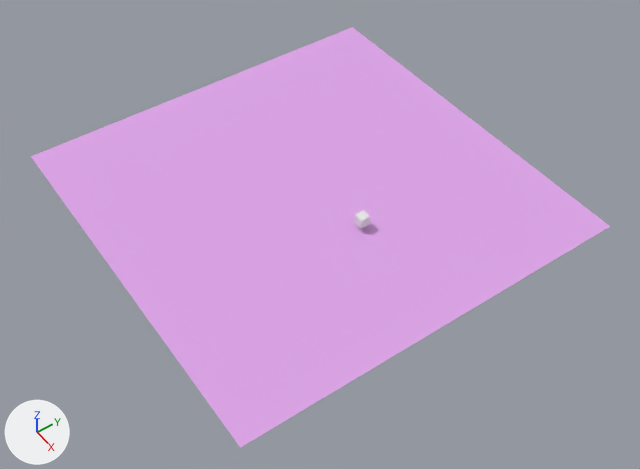
Before and after pictures for a commit that changed the Blender file blender_example/client.blend.
The view is the same before and after, from a camera (50 mm lens) standing at (103.2, -69.8, 117.5) and looking at (11.6, -5.5, 0.3). Every picture has the same lights, and +X, +Y and +Z are marked at lower left.
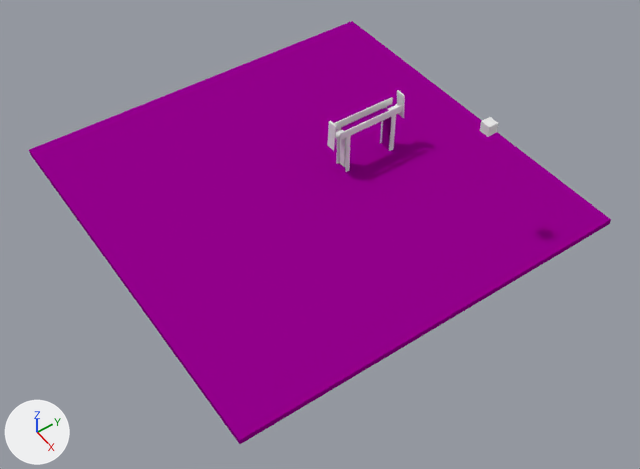
Changed parts and their boxes (x1, y1, x2, y2) in the pictures (640 x 469 px):
'Plane', recoloured, reshaped, moved, rescaled
    before: (31, 27, 610, 448)
    after: (29, 21, 611, 444)
'GuideRail', added
    after: (327, 90, 405, 172)
'Cube.000', moved
    before: (355, 210, 370, 228)
    after: (480, 117, 498, 137)
'LadderVolume', added
    after: (336, 104, 398, 167)
part 1 of me_plane_001, built on
    before: (31, 27, 610, 448)
    after: (341, 108, 391, 149)
part 2 of me_plane_001, added (purple)
    after: (29, 21, 611, 444)

Patch to the scene script:
```diff
--- a/blender_example/client.blend.py
+++ b/blender_example/client.blend.py
@@ mat_material_001 @@
 mat_material_001 = diffuse_material('Material.001')
-mat_material_001.base_color = (0.726, 0.382, 0.8)  # purple #dda6e7
+mat_material_001.base_color = (0.303, 0.0, 0.275)  # purple #96008f
@@ me_plane_001 @@
 # used by ob_plane; location = (0.4, -0.2, -0.2); scale = (40.0, 40.0, 40.0)
 # verts and faces of me_plane_001; kept vertices keep their numbers, new ones are numbered from 4
-me_plane_001.from_pydata(...)  # 4 vertices, 1 face; spans x -1.0..1.0, y -1.0..1.0, z 0.0
+me_plane_001.from_pydata(...)  # 32 vertices, 24 faces; spans x -40.0..40.0, y -53.6..26.4, z -10.44..0.16
+# me_plane_001 part 1: the whole mesh is rebuilt
+# me_plane_001 part 2
+verts[28] = (-40.0, -53.6, -10.06)  # pixel (30, 154)
+verts[29] = (-40.0, 26.4, -10.06)
+verts[30] = (-40.0, -53.6, -8.87)  # pixel (28, 149)
+verts[31] = (-40.0, 26.4, -8.87)  # pixel (352, 21)
+for new, old in zip([*range(32, 36)], [*range(28, 32)]): verts[new] = verts[old] + (80.0, 0.0, 0.0)
+faces += [(28, 29, 33, 32), (30, 34, 35, 31), (28, 30, 31, 29), (28, 32, 34, 30), (29, 31, 35, 33), (32, 33, 35, 34)]
 me_plane_001.materials.append(mat_material_001)
@@ me_cube_003 @@
+me_cube_003.from_pydata(...)  # 28 vertices, 26 faces; spans x -0.7..0.7, y -2.4..12.9, z -3.2..5.5
@@ me_plane @@
+me_plane.from_pydata(...)  # 80 vertices, 72 faces; spans x -3.2..13.7, y -3.9..8.3, z -1.6..1.6
@@ ob_plane @@
 ob_plane = bpy.data.objects.new('Plane', me_plane_001)
-ob_plane.location = (0.4, -0.2, -0.2)
-ob_plane.scale = (40.0, 40.0, 40.0)
+ob_plane.location = (0.0, 13.6, 10.1)
@@ ob_cube_000 @@
 ob_cube_000 = bpy.data.objects.new('Cube.000', me_cube_1060)
-ob_cube_000.location = (14.4, 2.1, 2.0)
+ob_cube_000.location = (25.9, 18.6, 23.7)
@@ ob_laddervolume @@
+ob_laddervolume = bpy.data.objects.new('LadderVolume', me_cube_003)
+ob_laddervolume.location = (0.0, 8.3, 4.9)
@@ ob_guiderail @@
+ob_guiderail = bpy.data.objects.new('GuideRail', me_plane)
+ob_guiderail.location = (0.0, 8.3, 4.9)
+ob_guiderail.rotation_euler = (1.571, 0.0, 1.571)  # degrees (90, 0, 90)
```
